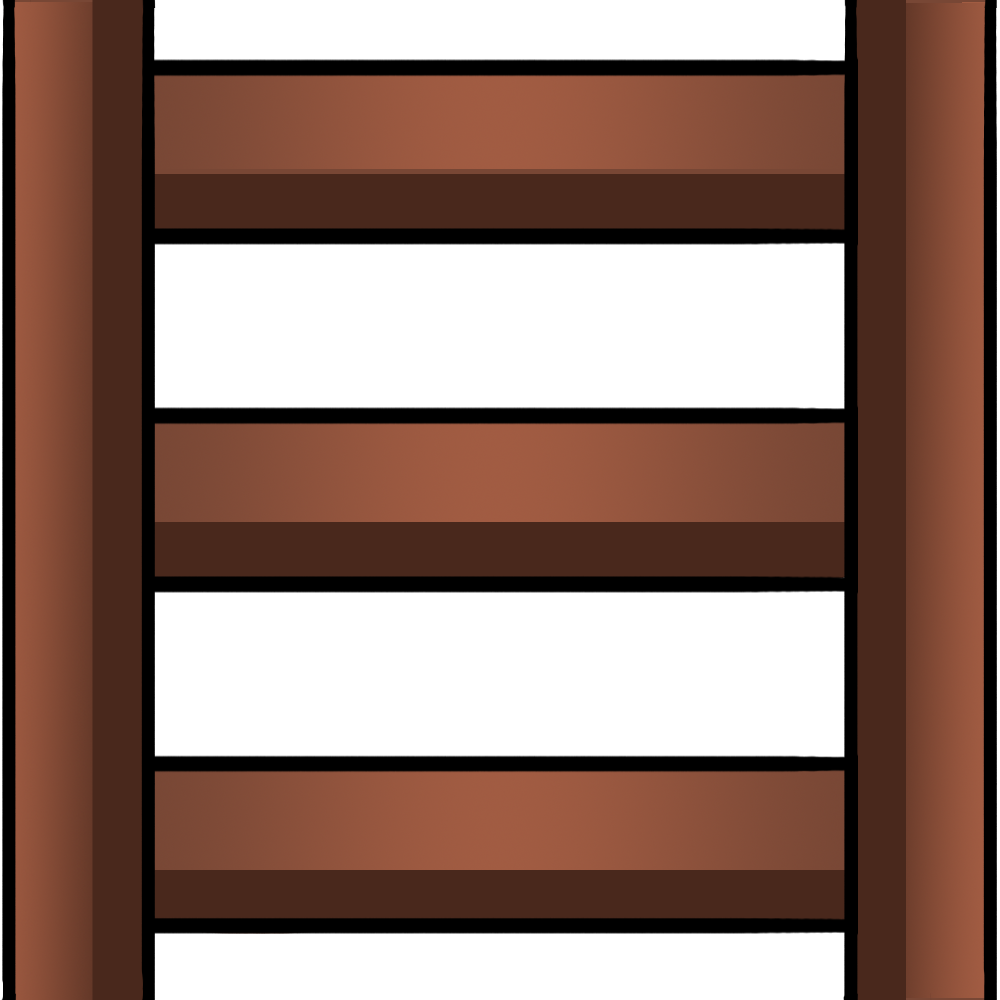
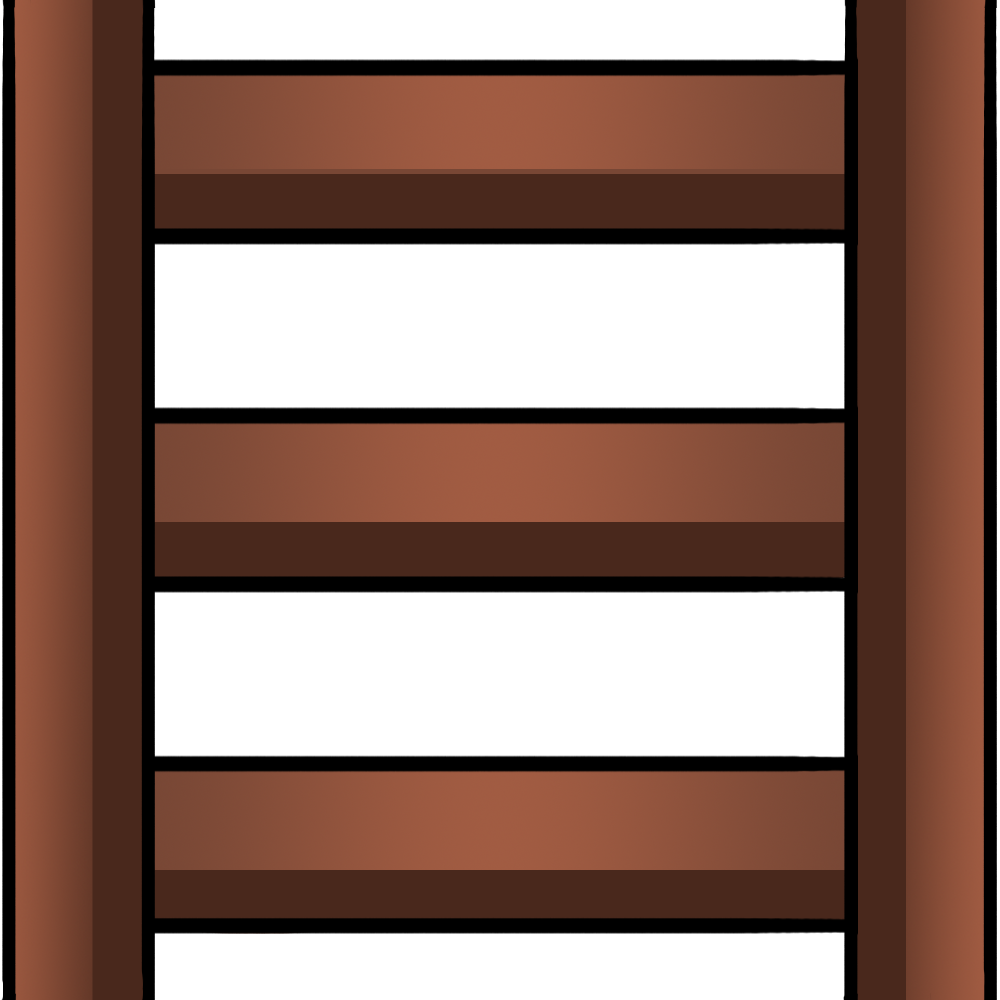
Revision of a layered 1000 x 1000 image; what changed, layer by layer:
painted on "Light" over [14, 0, 986, 1000]
